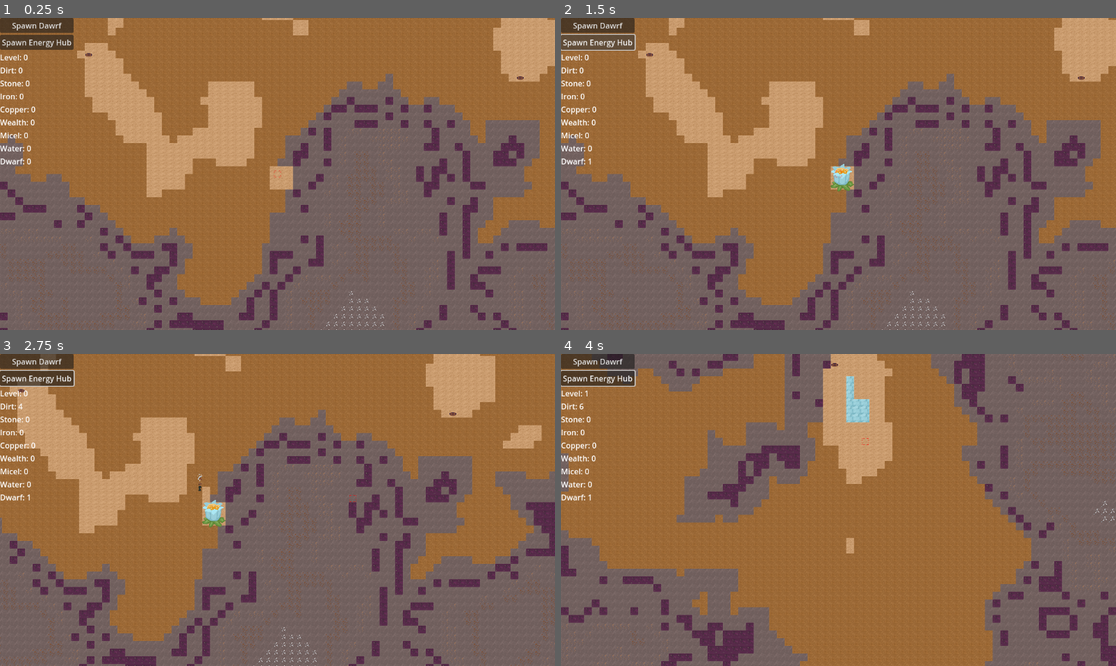
Above: before the commit, frames 1-4 (two rows, left to right).
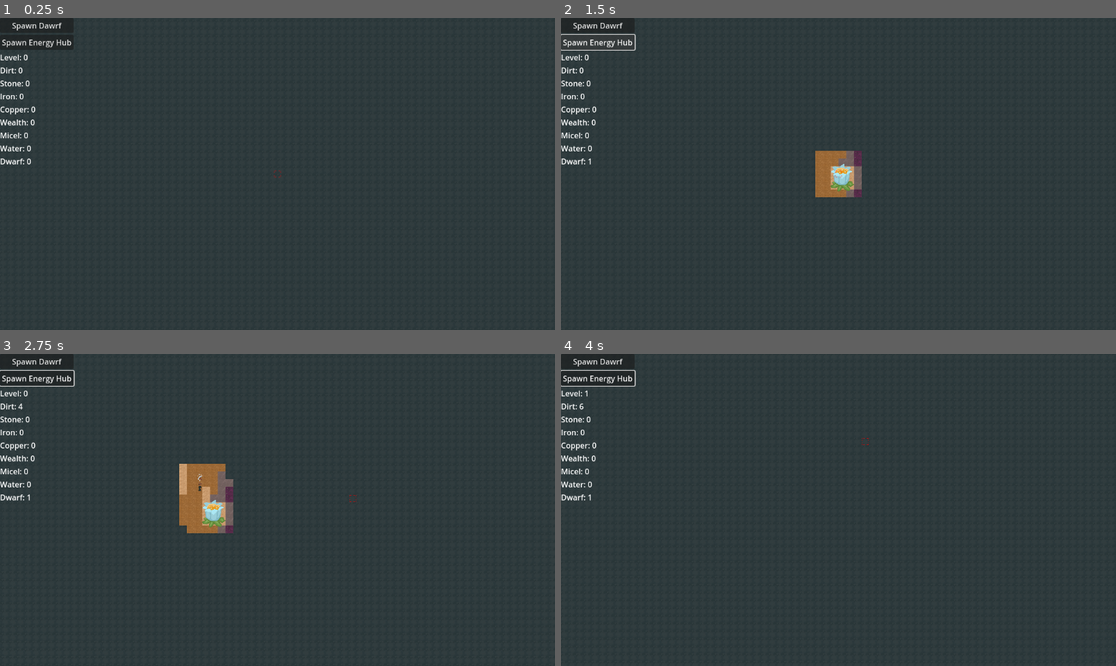
Above: after the commit, the same moments.

Repository: themoonforge/evergrove
Game: Godot game, scene res://world.tscn
Two runs of this game, one before a commit and one after it. Both use one fixed random seed, a clock stepped at 60 frames per second and the inputs below.
Inputs (mouse positions are in pixels of both pictures, inside the frame that each line leads up to):
- Up to frame 1 (0.25 s): no input
- Up to frame 2 (1.5 s): click "Spawn Dawrf" at 0.5 s; click "Spawn Energy Hub" at 1.25 s
- Up to frame 3 (2.75 s): tap Enter at 2 s; move the mouse to (399, 494) at 2.02 s; hold Right (ui_right) from 2.03 s (still down); tap G at 2.1 s; click (399, 494) at 2.17 s
- Up to frame 4 (4 s): move the mouse to (727, 525) at 2.77 s; release Right (ui_right) at 2.78 s; hold Down (ui_down) 2.78-3.53 s; tap Q at 2.85 s; move the mouse to (894, 441) at 3.52 s; hold Right (ui_right) from 3.53 s (still down); tap E at 3.6 s

The runs differ from the first frame. In frame 1, 100% of the frame differs, in the area x 0-100%, y 0-100%; in frame 2, 98%; in frame 3, 98%; in frame 4, 99%.
Error in both runs: Trying to assign value of type 'Nil' to a variable of type 'Vector2'. (res://world.gd:256)

Commit message:
fix cost update

Diff:
--- a/evergrove/tile_set.tres
+++ b/evergrove/tile_set.tres
@@ -8,7 +8,7 @@
 0:0/animation_speed = 2.0
 0:0/0 = 0
 0:0/0/custom_data_0 = true
-0:0/0/custom_data_1 = 1.0
+0:0/0/custom_data_1 = 0.01
 0:0/0/custom_data_9 = 1.0
 0:0/0/custom_data_11 = true
 0:1/0 = 0
--- a/evergrove/world.gd
+++ b/evergrove/world.gd
@@ -286,6 +286,8 @@
 	var key = get_unique_id(pos, level)
 	if (!astar.has_point(key)):
 		astar.add_point(key, Vector3(pos.x, pos.y, level), cost)
+	else :
+		astar.set_point_weight_scale(key, cost)
 
 func connect_adjacent_tiles(pos: Vector2i, level: int):
 	var directions = [Vector2i(0, -1), Vector2i(1, 0), Vector2i(0, 1), Vector2i(-1, 0)]
--- a/evergrove/world.tscn
+++ b/evergrove/world.tscn
@@ -74,7 +74,6 @@
 [node name="World" type="Node2D" parent="."]
 texture_filter = 1
 script = ExtResource("1_2rb77")
-is_generating_fog_of_war = false
 
 [node name="TileCursor" type="Sprite2D" parent="World"]
 visible = false
